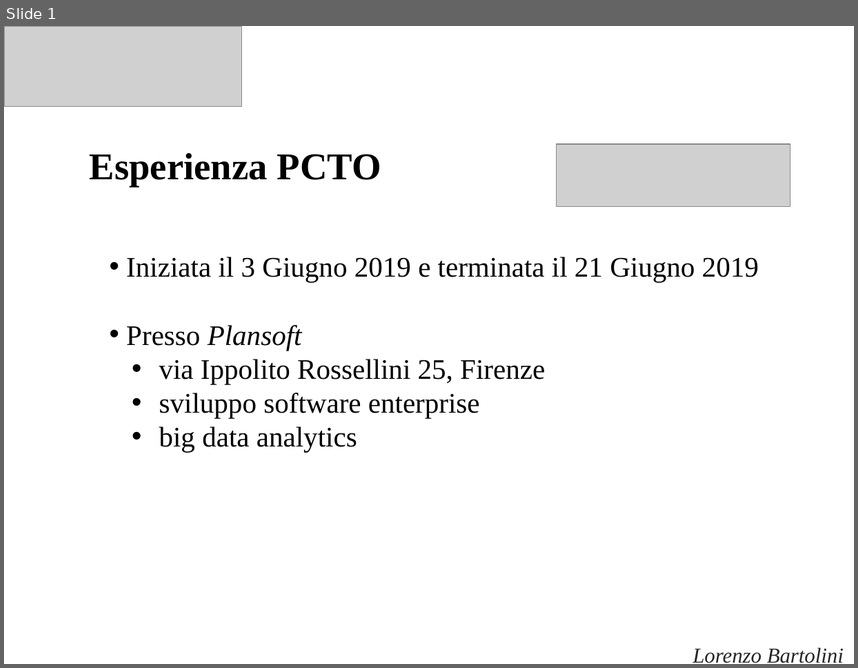
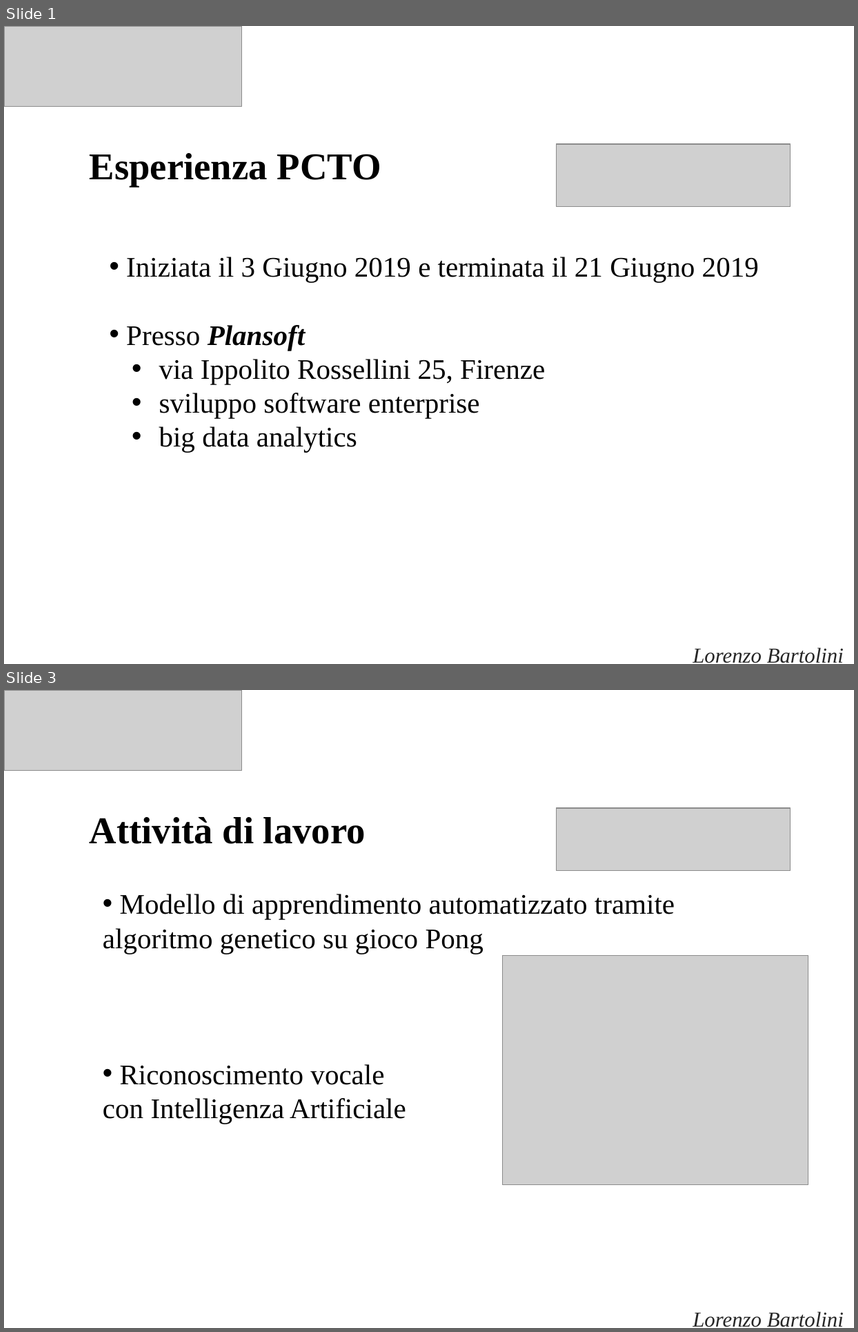
Before and after one commit to LBartolini/Maturita2021, a slide deck: presentazioni/pcto/presentazione_pcto.pptx. Shown one above the other, each under a label of ours: slide 1 before the commit, slides 1 and 3 after it; the slides between them are not shown. The pictures are 858x668 and 858x1332 pixels, drawn with LibreOffice and Linux fonts; fonts in the diff are those of the drawing; grey boxes stand for pictures. Boxes give left, top, right and bottom in pixels: in the first picture for what was removed or moved away, otherwise in the second. Text is boxed around its words. In the diff, an @@ line names an element or a change of style, - is before the commit and + after.

```diff
--- a/presentazioni/pcto/presentazione_pcto.pptx
+++ b/presentazioni/pcto/presentazione_pcto.pptx
@@ slide 3 added at [4,690,854,1328], background #FFFFFF @@
@@ picture added at [4,690,242,770] @@
@@ picture added at [557,808,791,870] @@
@@ text added at [90,817,366,844], 32 pt, text #000000, bold @@
+Attività di lavoro
@@ text added at [103,894,675,1123], 24 pt, text #000000 @@
+• Modello di apprendimento automatizzato tramite algoritmo genetico su gioco Pong
+• Riconoscimento vocale
+con Intelligenza Artificiale
@@ picture added at [503,955,809,1185] @@
@@ text added at [693,1311,844,1327], 18 pt, text #262626, italic @@
+Lorenzo Bartolini
@@ slide 1 changed as well @@
@@ text at [126,325,305,350]: bold on in "Plansoft" @@
```
Also in this commit, not shown: 1 other slide added, 4 other files.
